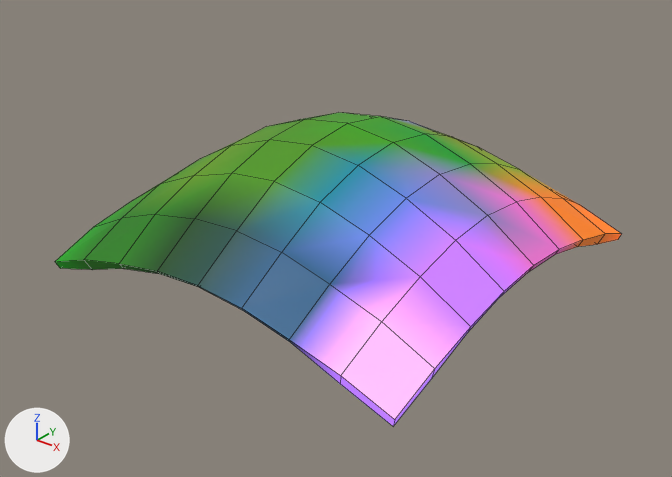
A saved change to the Blender file Testing/mesh/2023-06-10_01-mesh-thickness.blend.
Rendered twice from a 50 mm camera at (2.56, -3.29, 2.23) aimed at (0.04, -0.13, 0.27). The lights are fixed; the arrows at lower left show +X, +Y and +Z. Mesh edges are drawn as thin lines.
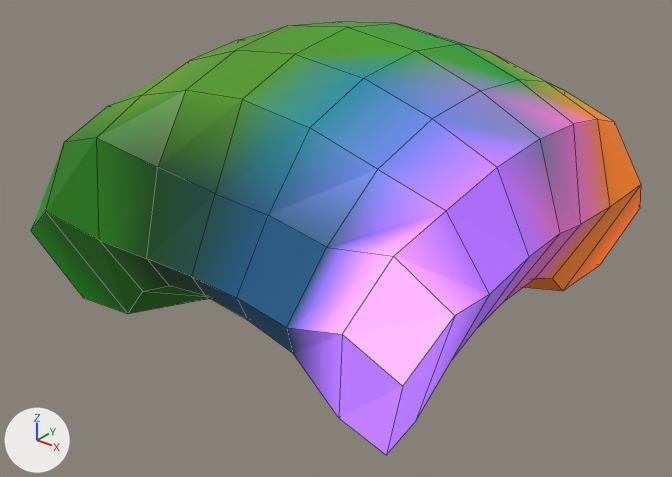
The change in detail:
Object 'Plane' (ob_plane) has a SOLIDIFY modifier named 'Solidify'.
On modifier 'Solidify' of object 'Plane' (ob_plane), thickness goes from 0.1 to 1.0.

What differs and where, as boxes (x1, y1, x2, y2) in the pictures (672 x 477 px):
'Plane', modifiers changed (8% wider, 38% taller)
    before: (55, 113, 621, 426)
    after: (31, 22, 641, 455)
